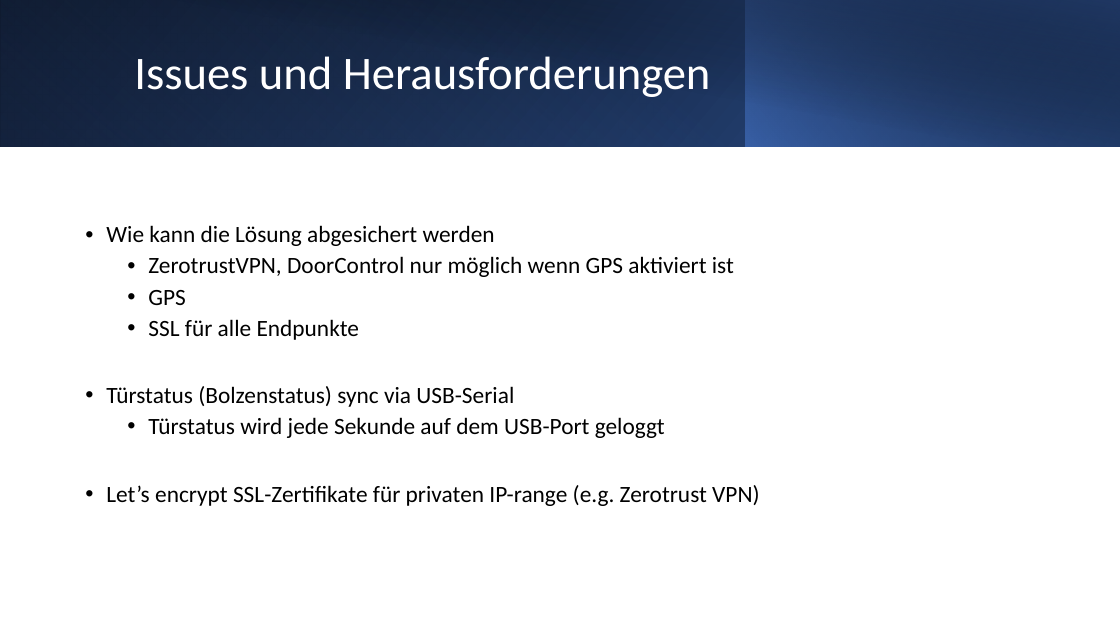
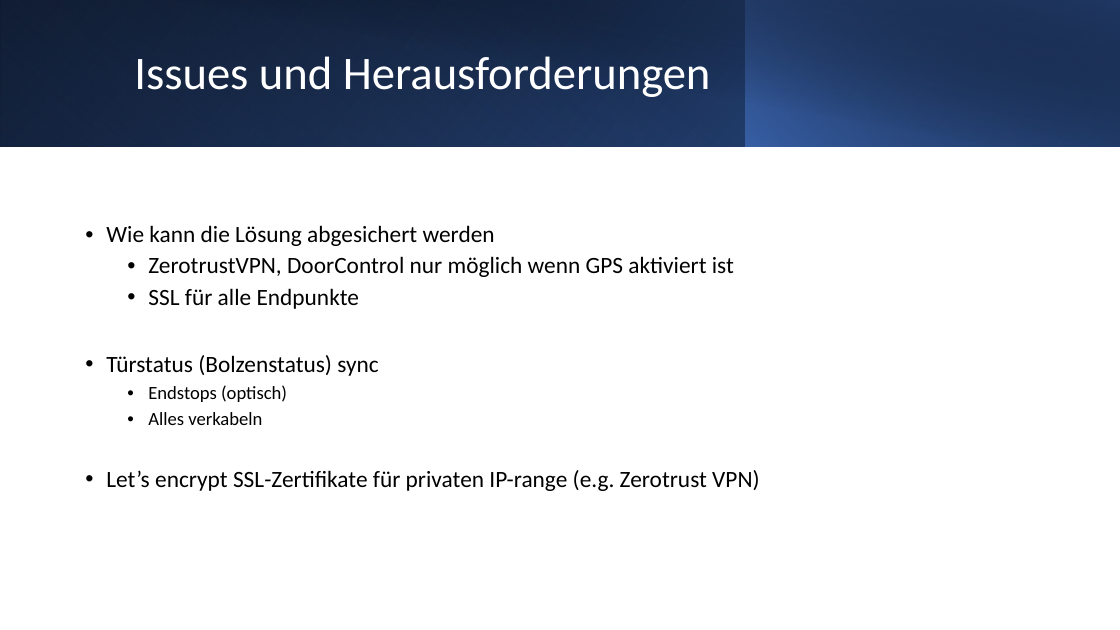
Before and after one commit to fhnw-iot-5ibb1/fhnw-iot-project-hs21-remotedoorcontrol, a slide deck: slide 5 of RemoteDoorControl/doc/RDC_Präsentation.pptx (slide 7 before the commit). Drawn at 1120x630 pixels with LibreOffice and Linux fonts; fonts in the diff are those of the drawing. Boxes give left, top, right and bottom in pixels: in the first picture for what was removed or moved away, otherwise in the second. Text is boxed around its words. In the diff, an @@ line names an element or a change of style, - is before the commit and + after.

```diff
--- a/RemoteDoorControl/doc/RDC_Präsentation.pptx
+++ b/RemoteDoorControl/doc/RDC_Präsentation.pptx
@@ text at (148,290,186,305): paragraph removed @@
-  • GPS
@@ text at (106,355,378,425): text changed; size 20 to 16 pt @@
-• Türstatus (Bolzenstatus) sync via USB-Serial
-  • Türstatus wird jede Sekunde auf dem USB-Port geloggt
+• Türstatus (Bolzenstatus) sync
+  • Endstops (optisch)
+  • Alles verkabeln
```
Also in this commit, not shown: 3 other slides changed, 1 slide added, 3 slides removed, 10 other files.
